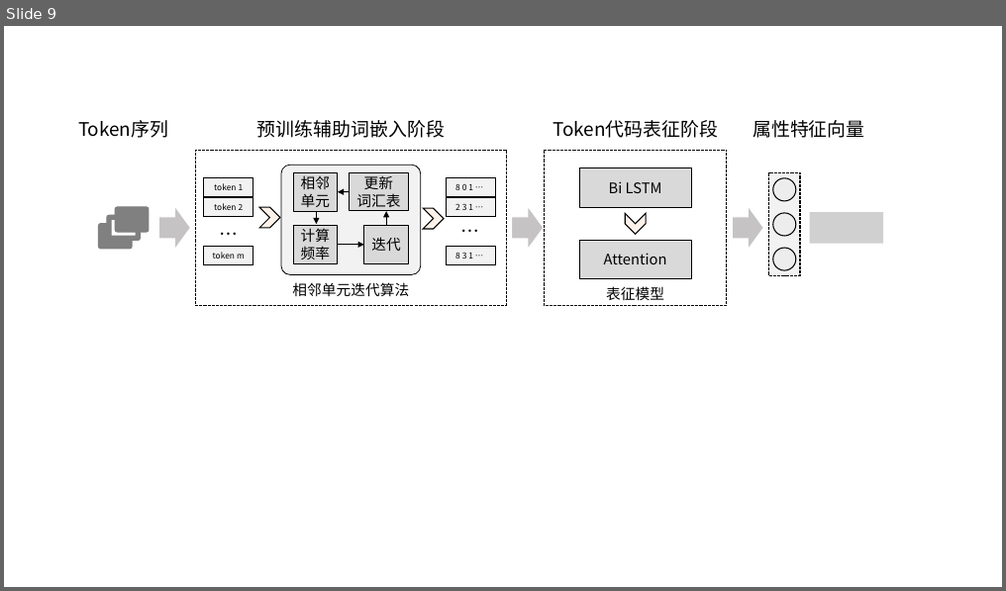
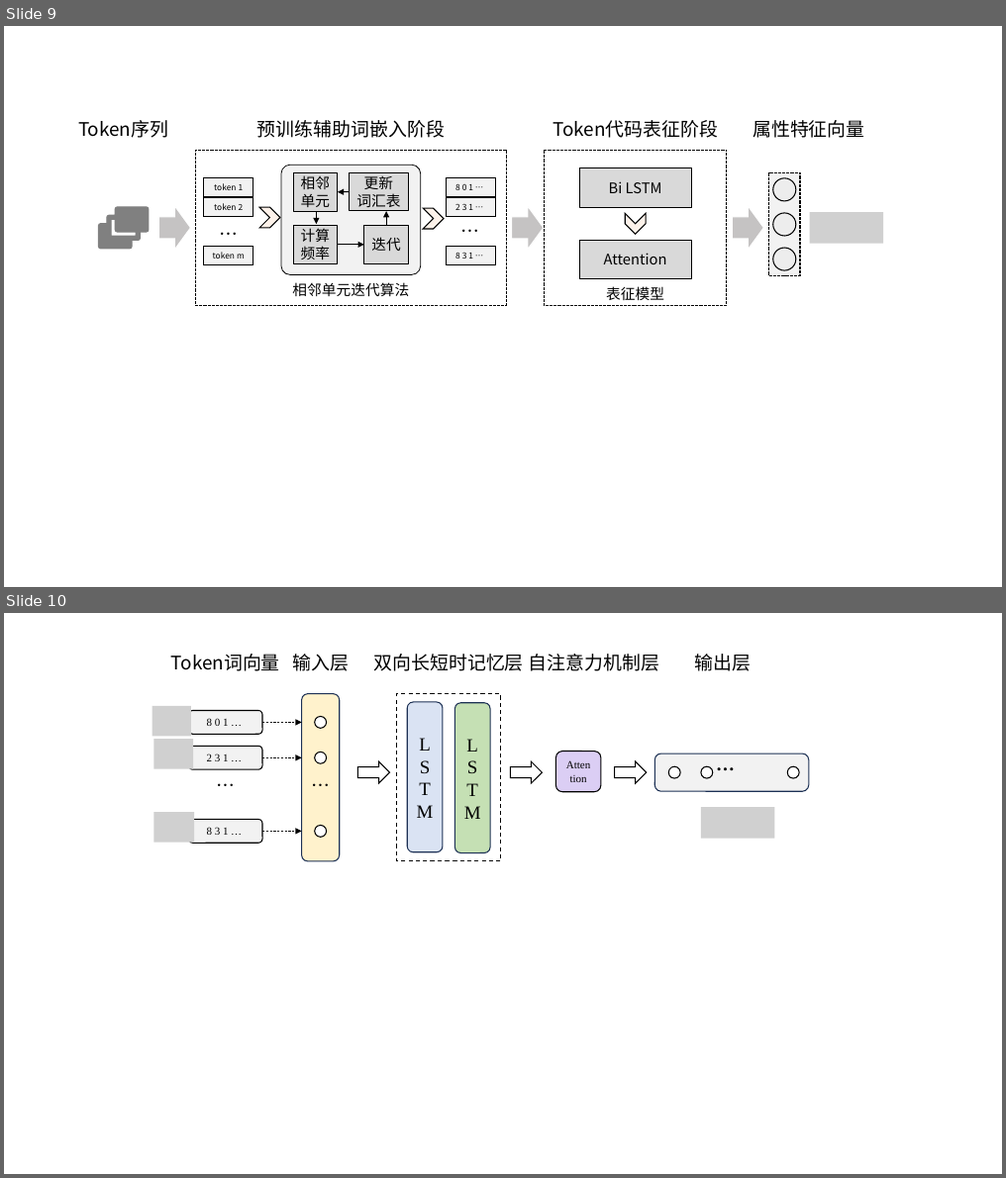
Before and after one commit to Wangdan-code/New_Graduation_Thesis, a slide deck: graduate-thesis/figures/ppt.pptx. Shown one above the other, each under a label of ours: slide 9 before the commit, slides 9 and 10 after it. The pictures are 1006x591 and 1006x1178 pixels, drawn with LibreOffice and Linux fonts; fonts in the diff are those of the drawing; grey boxes stand for pictures. Boxes give left, top, right and bottom in pixels: in the first picture for what was removed or moved away, otherwise in the second. Text is boxed around its words. In the diff, an @@ line names an element or a change of style, - is before the commit and + after.

```diff
--- a/graduate-thesis/figures/ppt.pptx
+++ b/graduate-thesis/figures/ppt.pptx
@@ slide 10 added at <box>4,613,1002,1174</box>, background #FFFFFF @@
@@ text added at <box>171,654,280,671</box>, 18 pt, text #000000 @@
+Token词向量
@@ text added at <box>292,654,349,671</box>, 18 pt, text #000000 @@
+输入层
@@ text added at <box>374,654,524,671</box>, 18 pt, text #000000 @@
+双向长短时记忆层
@@ text added at <box>529,654,659,671</box>, 18 pt, text #000000 @@
+自注意力机制层
@@ text added at <box>694,654,750,671</box>, 18 pt, text #000000 @@
+输出层
@@ rounded rectangle added at <box>302,694,340,861</box>, fill #FFF2CC, outline #1E3256 1 pt @@
@@ rectangle added at <box>397,694,501,861</box>, fill #FFFFFF, outline #000000 1 pt dashed @@
@@ picture added at <box>152,706,191,736</box> @@
@@ rounded rectangle added at <box>189,710,262,734</box>, fill #F2F2F2, outline #000000 1 pt, 10.5 pt, text #000000 @@
+8 0 1 …
@@ arrow added from (262, 722) to (302, 722), #000000 0.5 pt dashed @@
@@ ellipse added at <box>315,716,327,728</box>, fill #FFFFFF, outline #000000 1 pt @@
@@ rounded rectangle added at <box>408,702,443,853</box>, fill #DAE3F3, outline #1E3256 1 pt, 18 pt, text #000000 @@
+L
+STM
@@ rounded rectangle added at <box>454,703,490,854</box>, fill #C5E0B4, outline #1E3256 1 pt, 18 pt, text #000000 @@
+L
+S
+T
+M
@@ picture added at <box>153,739,193,768</box> @@
@@ rounded rectangle added at <box>189,747,262,769</box>, fill #F2F2F2, outline #000000 1 pt, 10.5 pt, text #000000 @@
+2 3 1 …
@@ arrow added from (262, 759) to (302, 759), #000000 0.5 pt dashed @@
@@ ellipse added at <box>315,753,327,764</box>, fill #FFFFFF, outline #000000 1 pt @@
@@ rounded rectangle added at <box>555,752,601,792</box>, fill #DBCEF4, outline #000000 1 pt, 10.5 pt, text #000000 @@
+Attention
@@ rounded rectangle added at <box>654,754,809,791</box>, fill #F2F2F2, outline #1E3256 1 pt @@
@@ text added at <box>708,748,791,785</box>, 18 pt, text #000000, bold @@
+…
@@ text added at <box>209,770,242,800</box>, 18 pt, text #000000 @@
+…
@@ text added at <box>304,770,338,800</box>, 18 pt, text #000000 @@
+…
@@ down arrow added at <box>357,761,389,783</box>, fill #FFFFFF, outline #000000 1 pt @@
@@ down arrow added at <box>511,761,542,783</box>, fill #FFFFFF, outline #000000 1 pt @@
@@ down arrow added at <box>615,761,646,783</box>, fill #FFFFFF, outline #000000 1 pt @@
@@ ellipse added at <box>668,766,681,778</box>, fill #FFFFFF, outline #000000 1 pt @@
@@ ellipse added at <box>701,766,713,778</box>, fill #FFFFFF, outline #000000 1 pt @@
@@ ellipse added at <box>788,766,800,778</box>, fill #FFFFFF, outline #000000 1 pt @@
@@ picture added at <box>153,812,194,842</box> @@
@@ rounded rectangle added at <box>189,820,262,843</box>, fill #F2F2F2, outline #000000 1 pt, 10.5 pt, text #000000 @@
+8 3 1 …
@@ picture added at <box>701,807,774,839</box> @@
@@ arrow added from (262, 832) to (302, 832), #000000 0.5 pt dashed @@
@@ ellipse added at <box>315,826,327,838</box>, fill #FFFFFF, outline #000000 1 pt @@
```
Also in this commit, not shown: 2 slides changed, 3 other slides added, 1 slide removed, 16 other files.
